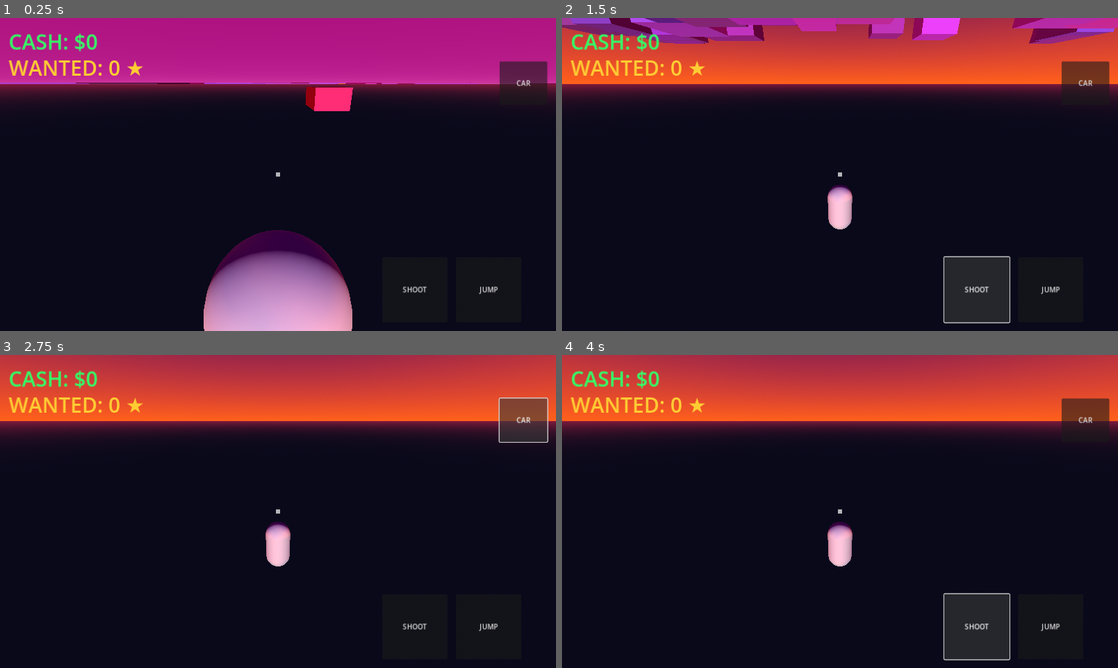
Above: before the commit, frames 1-4 (two rows, left to right).
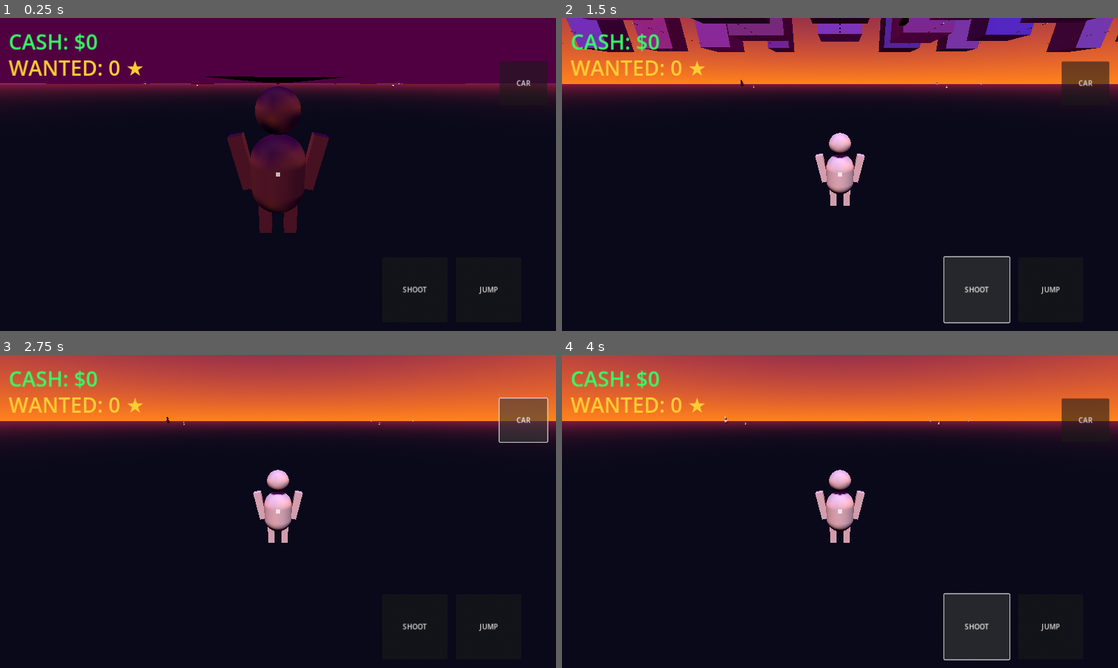
Above: after the commit, the same moments.

Repository: AniblimaxDeveloper/geta-iv-sivis
Game: Godot game, scene res://Main.tscn
Two runs of this game, one before a commit and one after it. Both use one fixed random seed, a clock stepped at 60 frames per second and the inputs below.
Inputs:
- Up to frame 1 (0.25 s): no input
- Up to frame 2 (1.5 s): click "JUMP" at 0.5 s; click "SHOOT" at 1.25 s
- Up to frame 3 (2.75 s): click "CAR" at 2 s
- Up to frame 4 (4 s): click "JUMP" at 2.75 s; click "SHOOT" at 3.5 s

The runs differ from the first frame. In frame 1, 32% of the frame differs, in the area x 0-100%, y 0-100%; in frame 2, 17%; in frame 3, 8.8%; in frame 4, 8.9%.

Commit message:
feat: Phase 6 - Procedural Human Character, Pedestrians, Smart Grid City

Diff:
--- a/Main.gd
+++ b/Main.gd
@@ -3,55 +3,73 @@
 @onready var player = $Player
 @onready var hud_money = $UI/MoneyLabel
 @onready var hud_wanted = $UI/WantedLabel
-@onready var sun = $DirectionalLight3D
 
 var wanted_level: int = 0
 var police_spawned: bool = false
-var time: float = 0.0
 
 func _ready():
-    generate_city()
-    spawn_vehicles(5)
-    spawn_collectables(40)
+    generate_smart_city()
+    spawn_vehicles(8)
+    spawn_pedestrians(30)
 
-func _process(delta):
+func _process(_delta):
     hud_money.text = "CASH: $" + str(player.money)
     hud_wanted.text = "WANTED: " + str(wanted_level) + " ★"
-    time += delta * 0.05
-    sun.rotation.x = sin(time) * 1.2 # Siklus Siang Malam
 
-func generate_city():
-    var floor_mesh = MeshInstance3D.new()
+func generate_smart_city():
+    # 1. Lantai Aspal Raksasa
+    var floor = MeshInstance3D.new()
     var plane = PlaneMesh.new()
-    plane.size = Vector2(400, 400)
-    floor_mesh.mesh = plane
+    plane.size = Vector2(500, 500)
+    floor.mesh = plane
     var floor_mat = StandardMaterial3D.new()
-    floor_mat.albedo_color = Color(0.1, 0.1, 0.15)
-    floor_mesh.material_override = floor_mat
-    add_child(floor_mesh)
+    floor_mat.albedo_color = Color(0.08, 0.08, 0.1)
+    floor.material_override = floor_mat
+    add_child(floor)
 
-    for i in range(100):
-        var building = StaticBody3D.new()
-        var mesh = MeshInstance3D.new()
-        var box = BoxMesh.new()
-        var w = randf_range(15, 40)
-        var h = randf_range(30, 100)
-        var d = randf_range(15, 40)
-        box.size = Vector3(w, h, d)
-        mesh.mesh = box
-        var mat = StandardMaterial3D.new()
-        mat.albedo_color = Color(randf_range(0.1, 0.3), randf_range(0.1, 0.2), randf_range(0.3, 0.5))
-        mat.emission_enabled = true
-        mat.emission = Color(1.0, 0.1, 0.6) * randf_range(0.2, 0.5) # Lampu Neon
-        mesh.material_override = mat
-        var collision = CollisionShape3D.new()
-        var shape = BoxShape3D.new()
-        shape.size = box.size
-        collision.shape = shape
-        building.position = Vector3(randf_range(-180, 180), h / 2, randf_range(-180, 180))
-        building.add_child(mesh)
-        building.add_child(collision)
-        add_child(building)
+    # 2. Generate Blok Kota (Grid)
+    var block_size = 60
+    for x in range(-4, 5):
+        for z in range(-4, 5):
+            # Acak apakah ini Gedung atau Taman
+            if randf() > 0.2:
+                var building = StaticBody3D.new()
+                var mesh = MeshInstance3D.new()
+                var box = BoxMesh.new()
+                var w = randf_range(20, 40)
+                var h = randf_range(40, 150)
+                var d = randf_range(20, 40)
+                box.size = Vector3(w, h, d)
+                mesh.mesh = box
+
+                var mat = StandardMaterial3D.new()
+                mat.albedo_color = Color(randf_range(0.1, 0.3), randf_range(0.1, 0.2), randf_range(0.3, 0.6))
+                mat.emission_enabled = true
+                mat.emission = Color(1.0, 0.1, 0.8) * randf_range(0.1, 0.3) # Lampu Neon
+                mesh.material_override = mat
+
+                var collision = CollisionShape3D.new()
+                var shape = BoxShape3D.new()
+                shape.size = box.size
+                collision.shape = shape
+
+                building.position = Vector3(x * block_size, h / 2, z * block_size)
+                building.add_child(mesh)
+                building.add_child(collision)
+                add_child(building)
+
+    # 3. Garis Jalan (Kuning)
+    for i in range(-4, 5):
+        for j in range(-200, 200, 10):
+            var line = MeshInstance3D.new()
+            var box = BoxMesh.new()
+            box.size = Vector3(0.5, 0.1, 4)
+            line.mesh = box
+            var line_mat = StandardMaterial3D.new()
+            line_mat.albedo_color = Color(1, 0.8, 0)
+            line.material_override = line_mat
+            line.position = Vector3(i * block_size, 0.05, j)
+            add_child(line)
 
 func spawn_vehicles(amount: int):
     for i in range(amount):
@@ -62,50 +80,54 @@
         box.size = Vector3(2.5, 1.5, 5.0)
         col.shape = box
         car.add_child(col)
-
         var mesh = MeshInstance3D.new()
         var box_mesh = BoxMesh.new()
         box_mesh.size = Vector3(2.5, 1.5, 5.0)
         mesh.mesh = box_mesh
         var mat = StandardMaterial3D.new()
-        mat.albedo_color = Color(1, 0.1, 0.3)
+        mat.albedo_color = Color(randf(), 0.1, randf())
         mesh.material_override = mat
         car.add_child(mesh)
-
         for w in [[1.2, -0.5, 1.8], [-1.2, -0.5, 1.8], [1.2, -0.5, -1.8], [-1.2, -0.5, -1.8]]:
             var wheel = VehicleWheel3D.new()
             wheel.position = Vector3(w[0], w[1], w[2])
             wheel.use_as_steering = true
             wheel.use_as_traction = true
             car.add_child(wheel)
-
-        car.position = Vector3(randf_range(-80, 80), 2.0, randf_range(-80, 80))
+        car.position = Vector3(randf_range(-100, 100), 2.0, randf_range(-100, 100))
         add_child(car)
 
-func spawn_collectables(amount: int):
+func spawn_pedestrians(amount: int):
     for i in range(amount):
-        var coin = Area3D.new()
+        var ped = CharacterBody3D.new()
+        ped.set_script(load("res://Pedestrian.gd"))
+
         var col = CollisionShape3D.new()
-        var sphere = SphereShape3D.new()
-        sphere.radius = 1.5
-        col.shape = sphere
-        var mesh = MeshInstance3D.new()
-        mesh.mesh = SphereMesh.new()
-        var mat = StandardMaterial3D.new()
-        mat.albedo_color = Color(0, 1, 0)
-        mat.emission_enabled = true
-        mat.emission = Color(0, 1, 0)
-        mesh.material_override = mat
-        coin.position = Vector3(randf_range(-150, 150), 1.5, randf_range(-150, 150))
-        coin.add_child(mesh)
-        coin.add_child(col)
-        coin.body_entered.connect(_on_coin_collected.bind(coin))
-        add_child(coin)
+        var cap = CapsuleShape3D.new()
+        col.shape = cap
+        ped.add_child(col)
 
-func _on_coin_collected(body, coin):
-    if body == player:
-        player.add_money(100)
-        coin.queue_free()
+        # Bentuk Manusia Prosedural
+        var mesh_root = Node3D.new()
+
+        var body = MeshInstance3D.new()
+        var cap_mesh = CapsuleMesh.new()
+        cap_mesh.height = 1.2
+        body.mesh = cap_mesh
+        body.position.y = 1.0
+        mesh_root.add_child(body)
+
+        var head = MeshInstance3D.new()
+        var sphere = SphereMesh.new()
+        sphere.radius = 0.3
+        head.mesh = sphere
+        head.position.y = 1.9
+        mesh_root.add_child(head)
+
+        ped.add_child(mesh_root)
+
+        ped.position = Vector3(randf_range(-150, 150), 1.0, randf_range(-150, 150))
+        add_child(ped)
 
 func add_wanted_level():
     wanted_level += 1
--- a/Main.tscn
+++ b/Main.tscn
@@ -1,20 +1,27 @@
-[gd_scene load_steps=8 format=3]
+[gd_scene load_steps=10 format=3]
 
 [ext_resource type="Script" path="res://Main.gd" id="1_main"]
 [ext_resource type="Script" path="res://Player.gd" id="2_player"]
 [ext_resource type="Script" path="res://TouchControls.gd" id="3_touch"]
 
 [sub_resource type="CapsuleShape3D" id="CapsuleShape3D_player"]
-radius = 0.5
-height = 2.0
+radius = 0.4
+height = 1.8
 
-[sub_resource type="CapsuleMesh" id="CapsuleMesh_player"]
-radius = 0.5
-height = 2.0
+[sub_resource type="CapsuleMesh" id="CapsuleMesh_body"]
+radius = 0.4
+height = 1.2
+
+[sub_resource type="SphereMesh" id="SphereMesh_head"]
+radius = 0.3
+height = 0.6
+
+[sub_resource type="BoxMesh" id="BoxMesh_limb"]
+size = Vector3(0.2, 0.8, 0.2)
 
 [sub_resource type="ProceduralSkyMaterial" id="ProceduralSkyMaterial_neon"]
 sky_top_color = Color(0.2, 0.05, 0.3, 1)
-sky_horizon_color = Color(1.0, 0.3, 0.1, 1)
+sky_horizon_color = Color(1.0, 0.4, 0.1, 1)
 ground_bottom_color = Color(0.05, 0.05, 0.1, 1)
 ground_horizon_color = Color(0.4, 0.1, 0.2, 1)
 
@@ -42,16 +49,43 @@
 
 [node name="CollisionShape3D" type="CollisionShape3D" parent="Player"]
 shape = SubResource("CapsuleShape3D_player")
+position = Vector3(0, 0.9, 0)
 
-[node name="MeshInstance3D" type="MeshInstance3D" parent="Player"]
-mesh = SubResource("CapsuleMesh_player")
+[node name="MeshRoot" type="Node3D" parent="Player"]
+position = Vector3(0, 0.9, 0)
+
+[node name="Body" type="MeshInstance3D" parent="Player/MeshRoot"]
+mesh = SubResource("CapsuleMesh_body")
+position = Vector3(0, 0.6, 0)
+
+[node name="Head" type="MeshInstance3D" parent="Player/MeshRoot"]
+mesh = SubResource("SphereMesh_head")
+position = Vector3(0, 1.5, 0)
+
+[node name="LeftArm" type="MeshInstance3D" parent="Player/MeshRoot"]
+mesh = SubResource("BoxMesh_limb")
+position = Vector3(0.5, 0.8, 0)
+rotation = Vector3(0, 0, -0.2)
+
+[node name="RightArm" type="MeshInstance3D" parent="Player/MeshRoot"]
+mesh = SubResource("BoxMesh_limb")
+position = Vector3(-0.5, 0.8, 0)
+rotation = Vector3(0, 0, 0.2)
+
+[node name="LeftLeg" type="MeshInstance3D" parent="Player/MeshRoot"]
+mesh = SubResource("BoxMesh_limb")
+position = Vector3(0.2, 0.0, 0)
+
+[node name="RightLeg" type="MeshInstance3D" parent="Player/MeshRoot"]
+mesh = SubResource("BoxMesh_limb")
+position = Vector3(-0.2, 0.0, 0)
 
 [node name="CameraPivot" type="Node3D" parent="Player"]
-transform = Transform3D(1, 0, 0, 0, 1, 0, 0, 0, 1, 0, 1.5, 0)
+position = Vector3(0, 1.5, 0)
 
 [node name="SpringArm3D" type="SpringArm3D" parent="Player/CameraPivot"]
 transform = Transform3D(1, 0, 0, 0, 0.9, 0.4, 0, -0.4, 0.9, 0, 0, 0)
-spring_length = 8.0
+spring_length = 6.0
 margin = 0.5
 
 [node name="Camera3D" type="Camera3D" parent="Player/CameraPivot/SpringArm3D"]
--- /dev/null
+++ b/Pedestrian.gd
@@ -0,0 +1,26 @@
+extends CharacterBody3D
+
+var speed: float = 4.0
+var direction: Vector3
+var time_to_change: float = 0.0
+
+func _ready():
+    randomize_direction()
+
+func randomize_direction():
+    direction = Vector3(randf_range(-1, 1), 0, randf_range(-1, 1)).normalized()
+    time_to_change = randf_range(2.0, 5.0)
+
+func _physics_process(delta):
+    if not is_on_floor(): velocity.y -= 30.0 * delta
+
+    time_to_change -= delta
+    if time_to_change <= 0:
+        randomize_direction()
+
+    velocity.x = direction.x * speed
+    velocity.z = direction.z * speed
+    move_and_slide()
+
+    if get_slide_collision_count() > 0:
+        randomize_direction()
--- a/Player.gd
+++ b/Player.gd
@@ -7,26 +7,29 @@
 var money: int = 0
 var input_dir: Vector2 = Vector2.ZERO
 var current_vehicle: VehicleBody3D = null
-var is_dead: bool = false
+var walk_time: float = 0.0
 
-@onready var mesh = $MeshInstance3D
+@onready var mesh_root = $MeshRoot
+@onready var left_leg = $MeshRoot/LeftLeg
+@onready var right_leg = $MeshRoot/RightLeg
+@onready var left_arm = $MeshRoot/LeftArm
+@onready var right_arm = $MeshRoot/RightArm
 @onready var camera_pivot = $CameraPivot
 @onready var spring_arm = $CameraPivot/SpringArm3D
 @onready var camera = $CameraPivot/SpringArm3D/Camera3D
 
 func _physics_process(delta):
-    if is_dead: return
-
     if current_vehicle:
-        # Fisika Mobil
         current_vehicle.engine_force = -input_dir.y * 1200.0
         current_vehicle.steering = -input_dir.x * 0.5
         global_position = current_vehicle.global_position + Vector3(0, 2.5, 0)
-        mesh.visible = false
+        mesh_root.visible = false
         return
 
-    mesh.visible = true
-    if not is_on_floor(): velocity.y -= gravity * delta
+    mesh_root.visible = true
+
+    if not is_on_floor():
+        velocity.y -= gravity * delta
 
     var direction = (camera_pivot.global_transform.basis * Vector3(input_dir.x, 0, input_dir.y)).normalized()
     direction.y = 0
@@ -36,10 +39,22 @@
         velocity.x = direction.x * speed
         velocity.z = direction.z * speed
         var target_angle = atan2(-direction.x, -direction.z)
-        mesh.rotation.y = lerp_angle(mesh.rotation.y, target_angle, 0.2)
+        mesh_root.rotation.y = lerp_angle(mesh_root.rotation.y, target_angle, 0.2)
+
+        # Animasi Berjalan (Ayun Kaki dan Tangan)
+        walk_time += delta * 10.0
+        left_leg.rotation.x = sin(walk_time) * 0.5
+        right_leg.rotation.x = -sin(walk_time) * 0.5
+        left_arm.rotation.x = -sin(walk_time) * 0.5
+        right_arm.rotation.x = sin(walk_time) * 0.5
     else:
         velocity.x = move_toward(velocity.x, 0, speed)
         velocity.z = move_toward(velocity.z, 0, speed)
+        # Kembali ke posisi diam
+        left_leg.rotation.x = lerp(left_leg.rotation.x, 0.0, 0.1)
+        right_leg.rotation.x = lerp(right_leg.rotation.x, 0.0, 0.1)
+        left_arm.rotation.x = lerp(left_arm.rotation.x, 0.0, 0.1)
+        right_arm.rotation.x = lerp(right_arm.rotation.x, 0.0, 0.1)
 
     move_and_slide()
 
@@ -55,7 +70,6 @@
     var end = origin + camera.project_ray_normal(screen_center) * 100
     var query = PhysicsRayQueryParameters3D.create(origin, end)
     query.exclude = [self.get_rid()]
-
     var result = space_state.intersect_ray(query)
     if result and result.collider.has_method("take_damage"):
         result.collider.take_damage(50)
@@ -72,9 +86,4 @@
                 current_vehicle = v
                 break
 
-func take_damage(amount: int):
-    is_dead = true
-    get_tree().reload_current_scene()
-
-func add_money(amount: int):
-    money += amount
+func add_money(amount: int): money += amount
